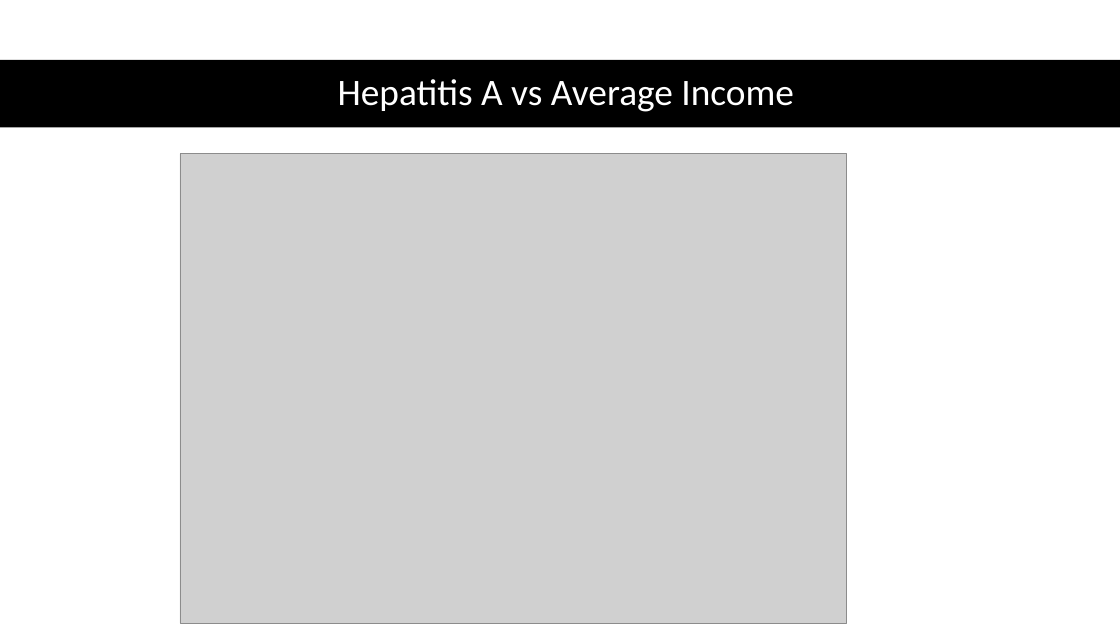
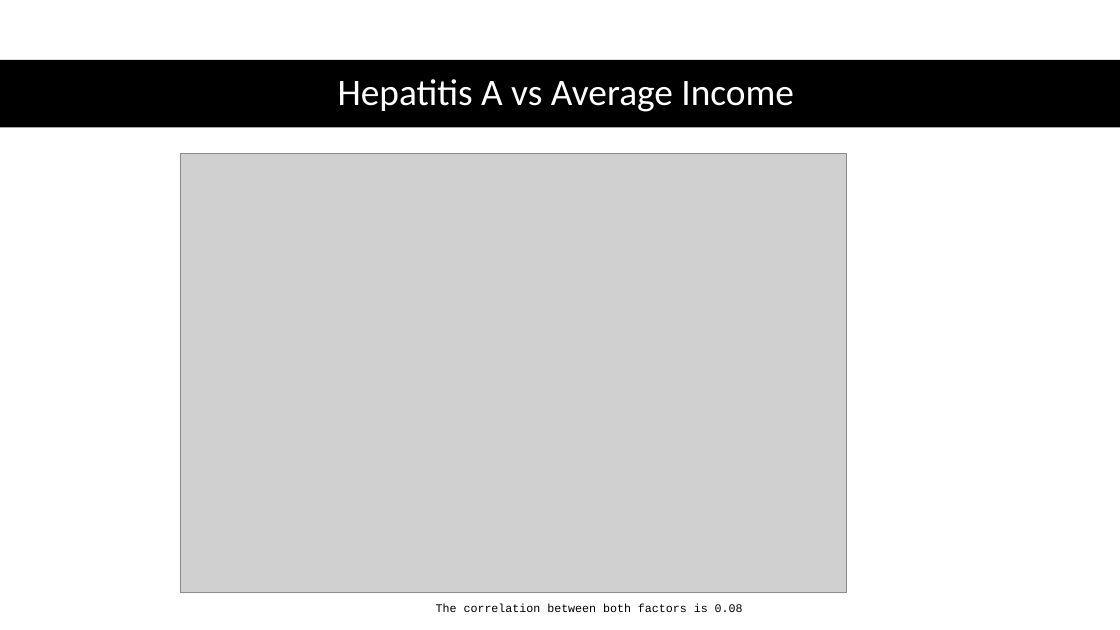
Before and after one commit to SamClements94/Project-1, a slide deck: slide 10 of Effects of Income Level on Disease Rates.pptx. Drawn at 1120x630 pixels with LibreOffice and Linux fonts; fonts in the diff are those of the drawing; grey boxes stand for pictures. Boxes give left, top, right and bottom in pixels: in the first picture for what was removed or moved away, otherwise in the second. Text is boxed around its words. In the diff, an @@ line names an element or a change of style, - is before the commit and + after.

```diff
--- a/Effects of Income Level on Disease Rates.pptx
+++ b/Effects of Income Level on Disease Rates.pptx
@@ picture: place and size @@
-picture at [180, 154, 847, 623]
+picture at [180, 154, 847, 593]
@@ text added at [436, 604, 743, 612], 10 pt, text #000000 @@
+The correlation between both factors is 0.08
```
Also in this commit, not shown: 4 other slides changed.
